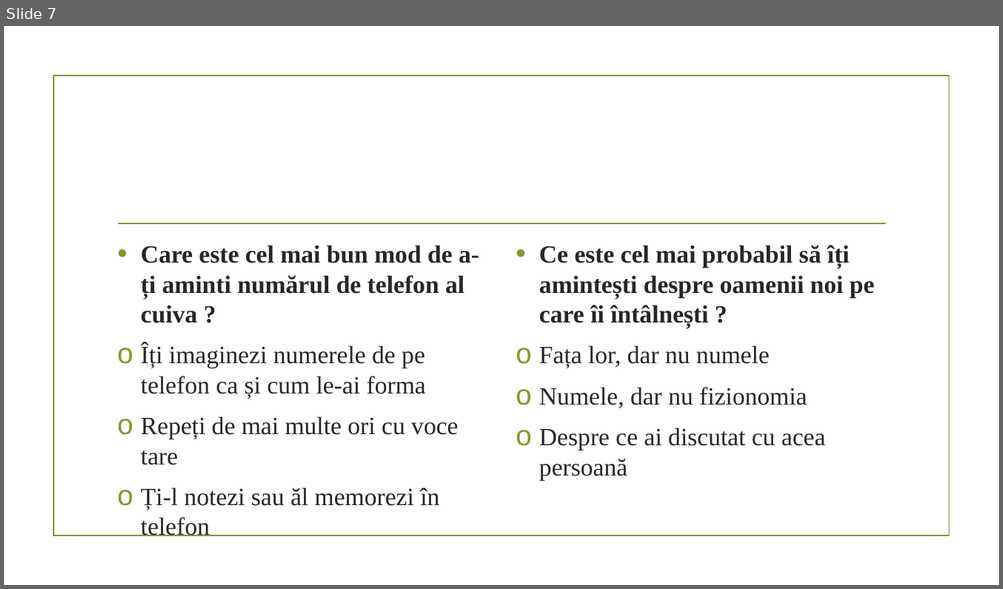
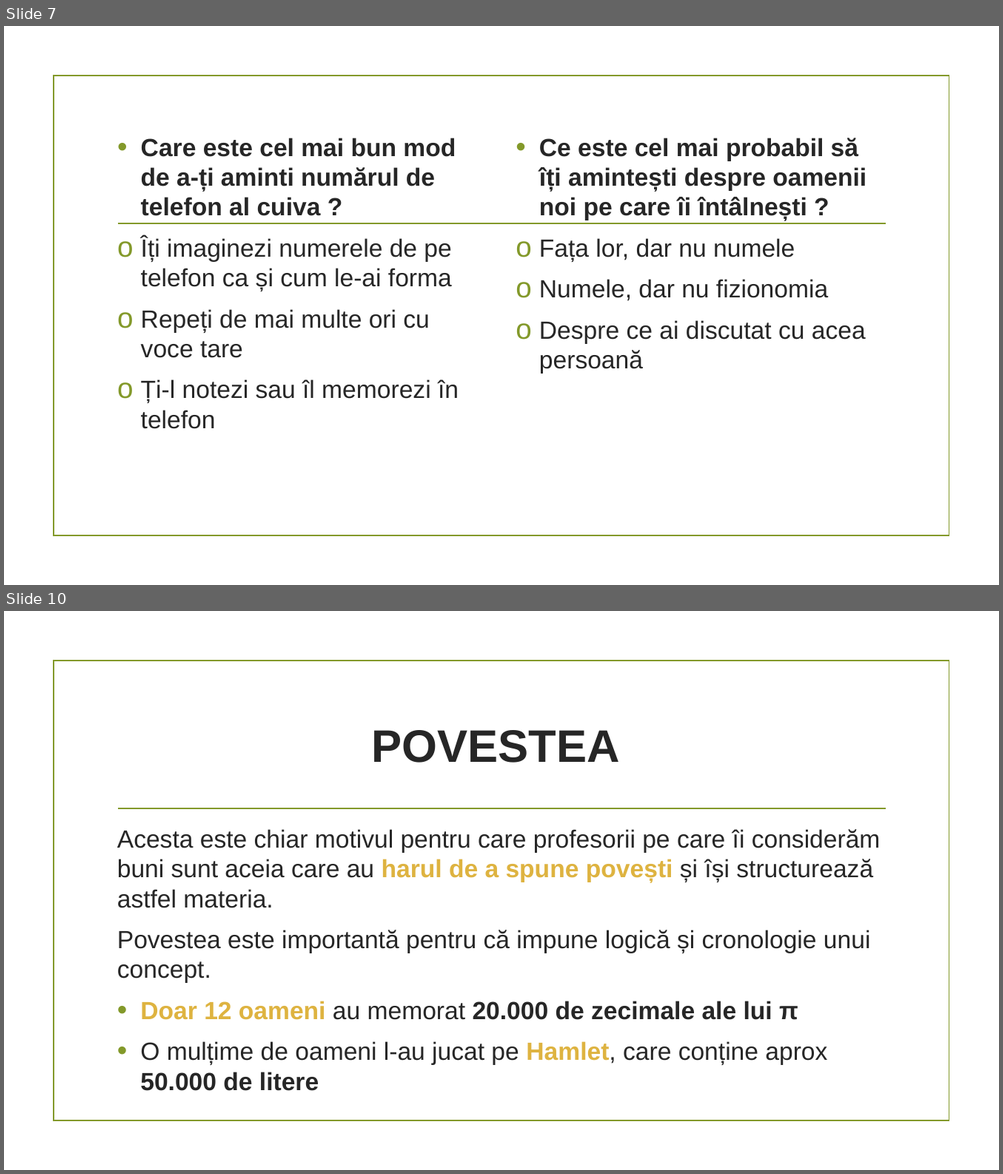
Before and after one commit to perleta/Proiect-PRACTICA, a slide deck: Modulul 3.pptx. Shown one above the other, each under a label of ours: slide 7 before the commit, slides 7 and 10 after it; the slides between them are not shown. The pictures are 1003x589 and 1003x1174 pixels, drawn with LibreOffice and Linux fonts; fonts in the diff are those of the drawing; background and template pictures are left out. Boxes give left, top, right and bottom in pixels: in the first picture for what was removed or moved away, otherwise in the second. Text is boxed around its words. In the diff, an @@ line names an element or a change of style, - is before the commit and + after.

```diff
--- a/Modulul 3.pptx
+++ b/Modulul 3.pptx
@@ slide 10 added at [4, 611, 999, 1170], background picture (left out); not listed: 2 template elements that a slide beside it also shows @@
@@ title added at [372, 730, 620, 763], 44 pt, text #262626, bold @@
+POVESTEA
@@ text added at [117, 829, 880, 1091], 24 pt, text #262626 @@
+Acesta este chiar motivul pentru care profesorii pe care îi considerăm buni sunt aceia care au harul de a spune povești și își structurează astfel materia.
+Povestea este importantă pentru că impune logică și cronologie unui concept.
+• Doar 12 oameni au memorat 20.000 de zecimale ale lui π
+• O mulțime de oameni l-au jucat pe Hamlet, care conține aprox 50.000 de litere
@@ slide 7 changed as well @@
@@ text "Care este cel mai bun ...": place and size @@
-text "Care este cel mai bun ..." at [141, 245, 479, 537]
+text "Care este cel mai bun ..." at [141, 138, 458, 429]
@@ text "Ce este cel mai probabil ...": place and size @@
-text "Ce este cel mai probabil ..." at [539, 245, 874, 480]
+text "Ce este cel mai probabil ..." at [539, 138, 866, 374]
@@ text "Ce este cel mai probabil ..." at [539, 138, 866, 374]: font Times New Roman to Arial @@
@@ text at [141, 138, 455, 358]: font Times New Roman to Arial in "Care este cel mai bun mod de ...", "Îți imaginezi numerele de pe telefon ca ...", "Repeți de mai multe ori cu voce ..." @@
@@ text at [141, 380, 458, 429]: text changed; font Times New Roman to Arial @@
-o Ți-l notezi sau ăl memorezi în telefon
+o Ți-l notezi sau îl memorezi în telefon
```
Also in this commit, not shown: 6 other slides changed, 4 other slides added.
